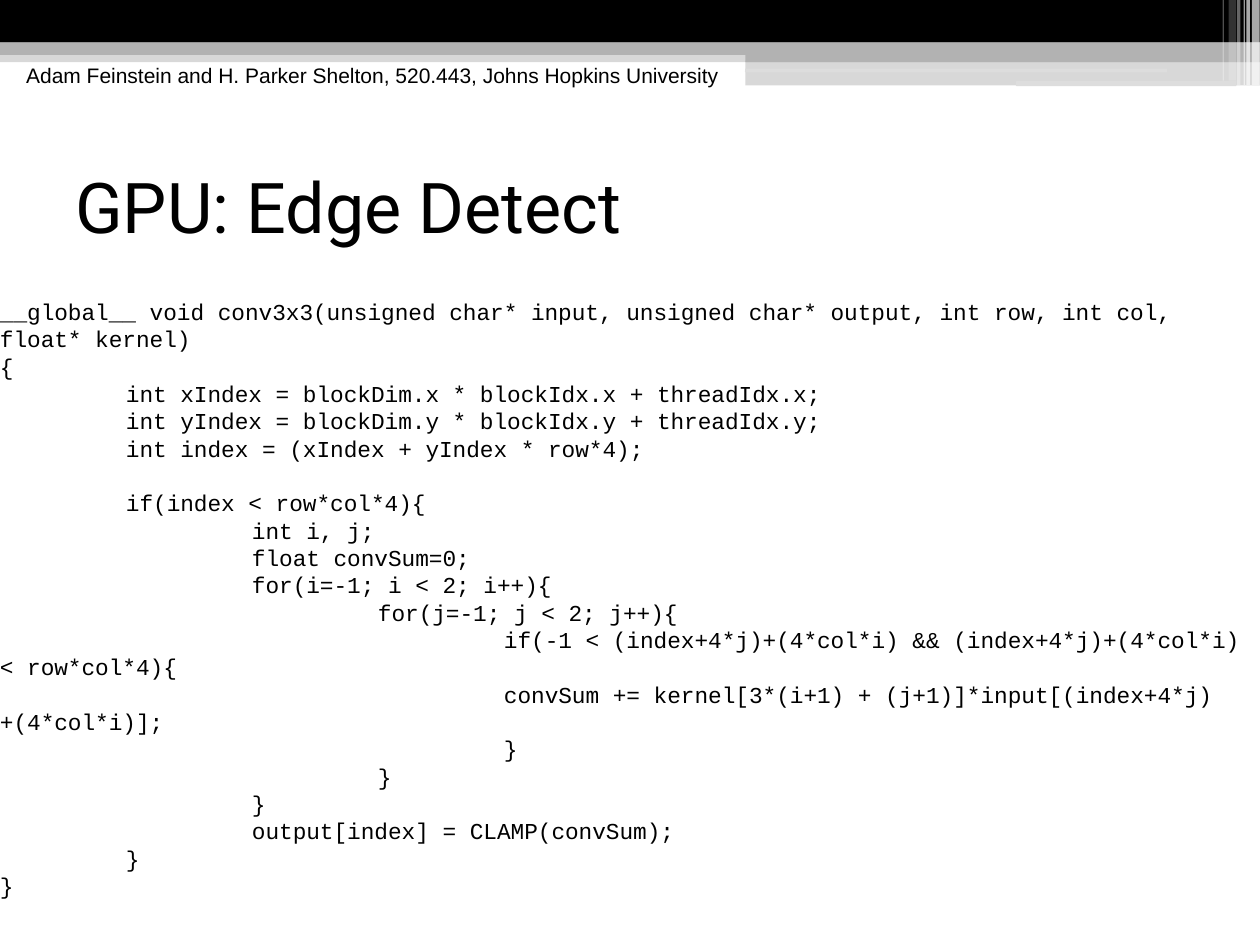
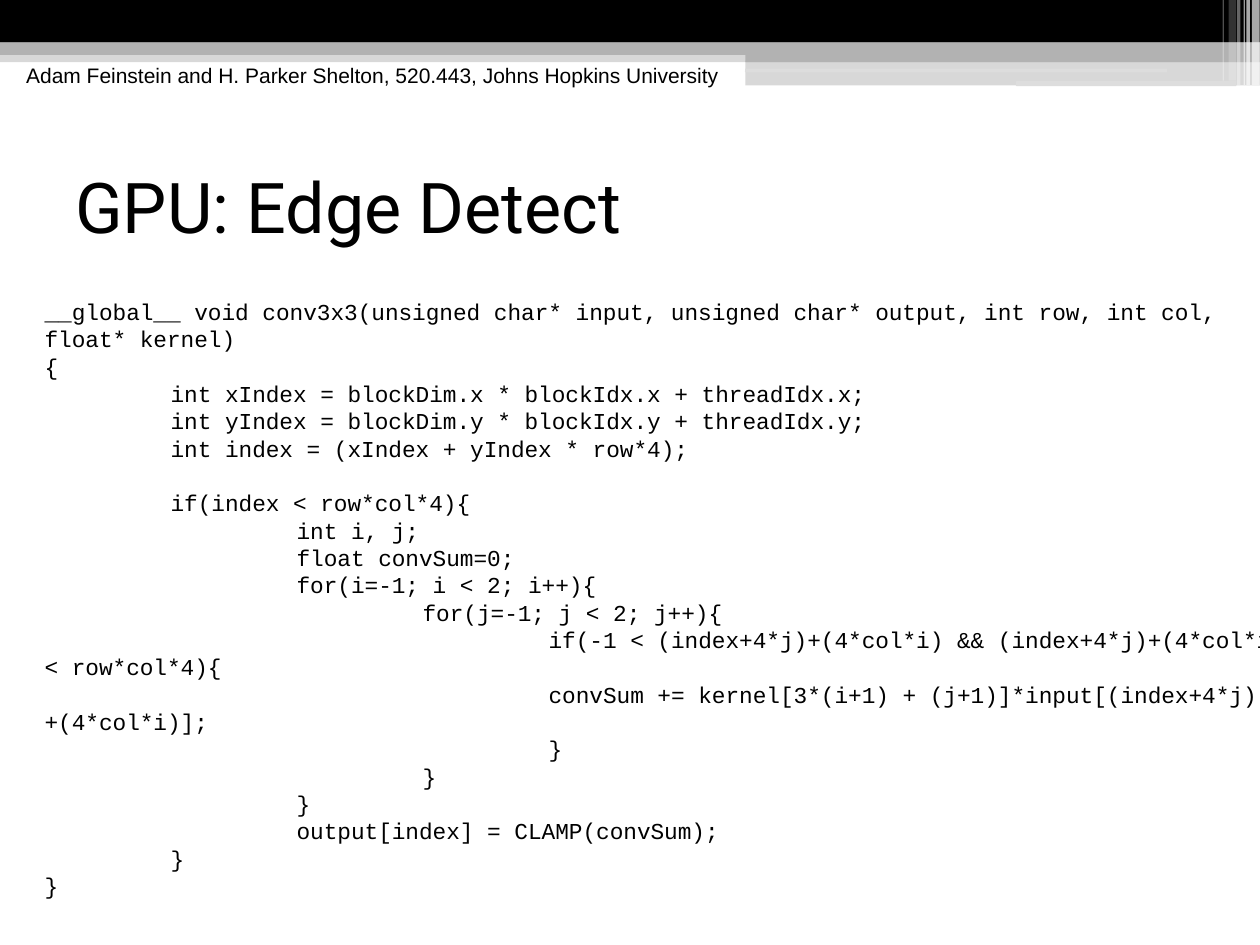
Before and after one commit to hpshelton/multimedia, a slide deck: slide 19 of docs/Multimedia Presentation.odp. Drawn at 1260x945 pixels with LibreOffice and Linux fonts; fonts in the diff are those of the drawing. Boxes give left, top, right and bottom in pixels: in the first picture for what was removed or moved away, otherwise in the second. Text is boxed around its words. In the diff, an @@ line names an element or a change of style, - is before the commit and + after.

```diff
--- a/docs/Multimedia Presentation.odp
+++ b/docs/Multimedia Presentation.odp
@@ subtitle "__global__ void conv3x3(unsigned char* input, ..." rewrapped from (0,304,1239,844) to (45,304,1260,844) @@
```
Also in this commit, not shown: 1 other slide changed, 2 slides added, 5 other files.
